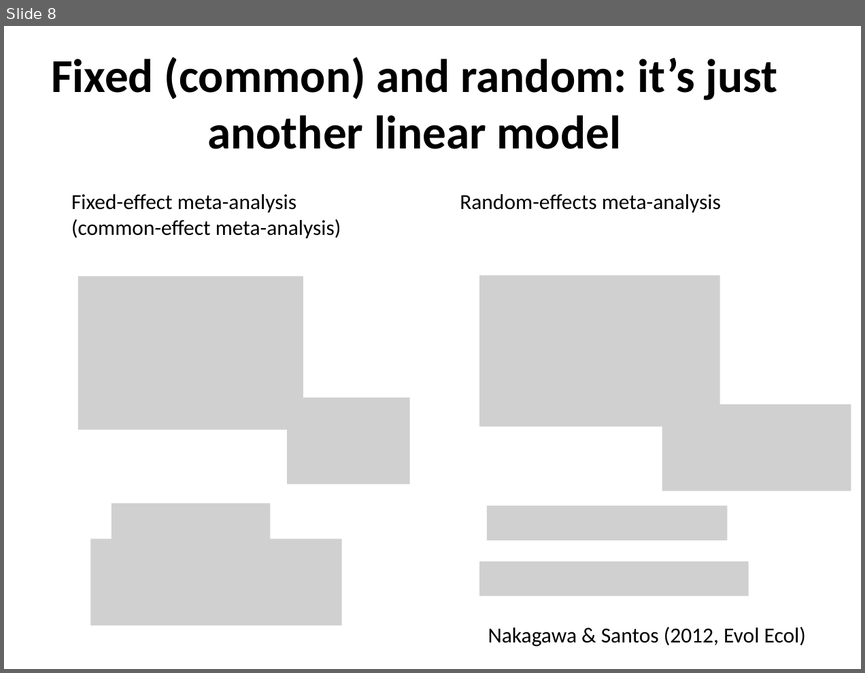
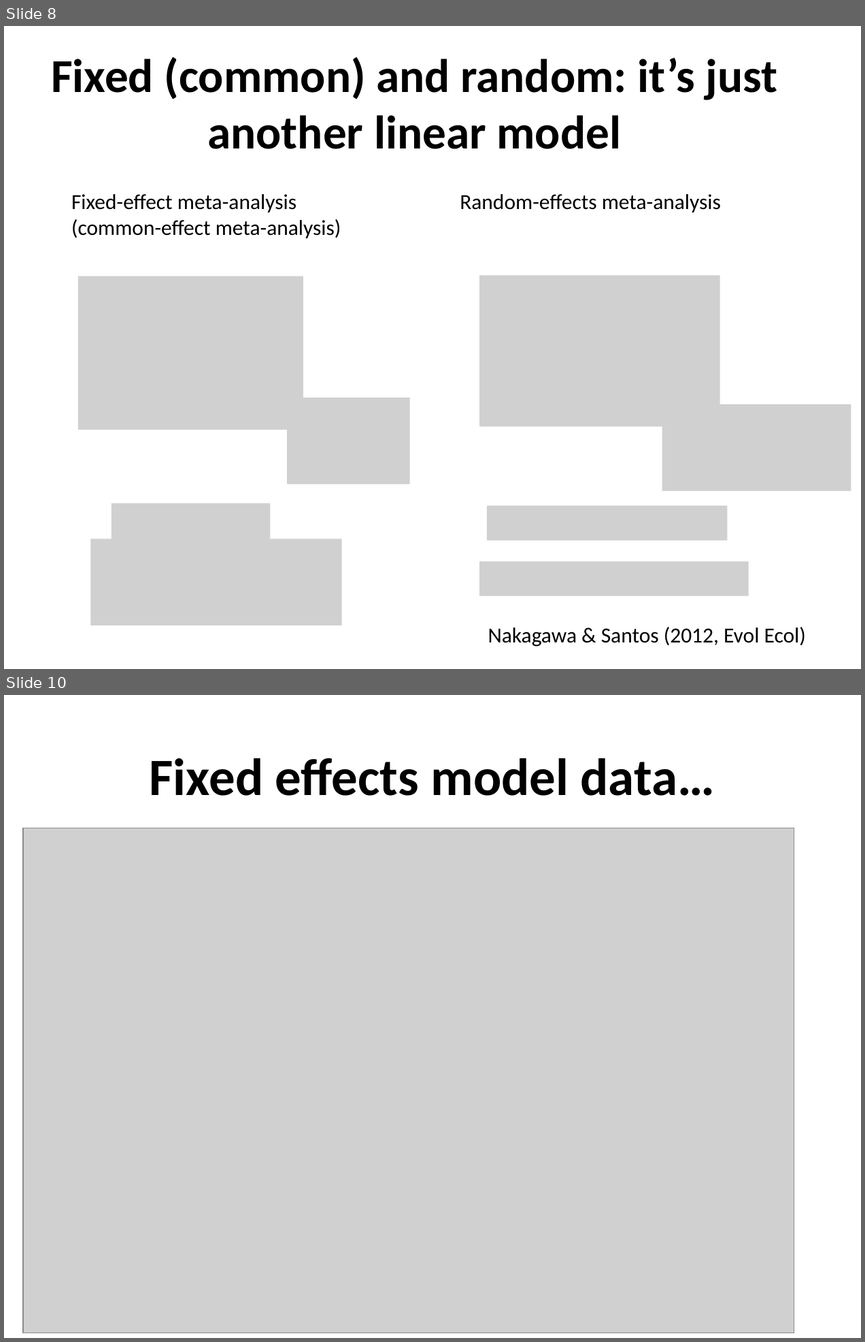
Before and after one commit to daniel1noble/meta-workshop, a slide deck: slides/2.Models.pptx. Shown one above the other, each under a label of ours: slide 8 before the commit, slides 8 and 10 after it; the slides between them are not shown. The pictures are 865x673 and 865x1342 pixels, drawn with LibreOffice and Linux fonts; fonts in the diff are those of the drawing; grey boxes stand for pictures. Boxes give left, top, right and bottom in pixels: in the first picture for what was removed or moved away, otherwise in the second. Text is boxed around its words. In the diff, an @@ line names an element or a change of style, - is before the commit and + after.

Commit message:
Added slides breaking down models

```diff
--- a/slides/2.Models.pptx
+++ b/slides/2.Models.pptx
@@ slide 10 added at (x1=4, y1=695, x2=861, y2=1338), background #FFFFFF @@
@@ title added at (x1=150, y1=758, x2=715, y2=796), 44 pt, text #000000, bold @@
+Fixed effects model data…
@@ picture added at (x1=23, y1=828, x2=794, y2=1332) @@
```
Also in this commit, not shown: 1 slide changed, 12 other slides added.
